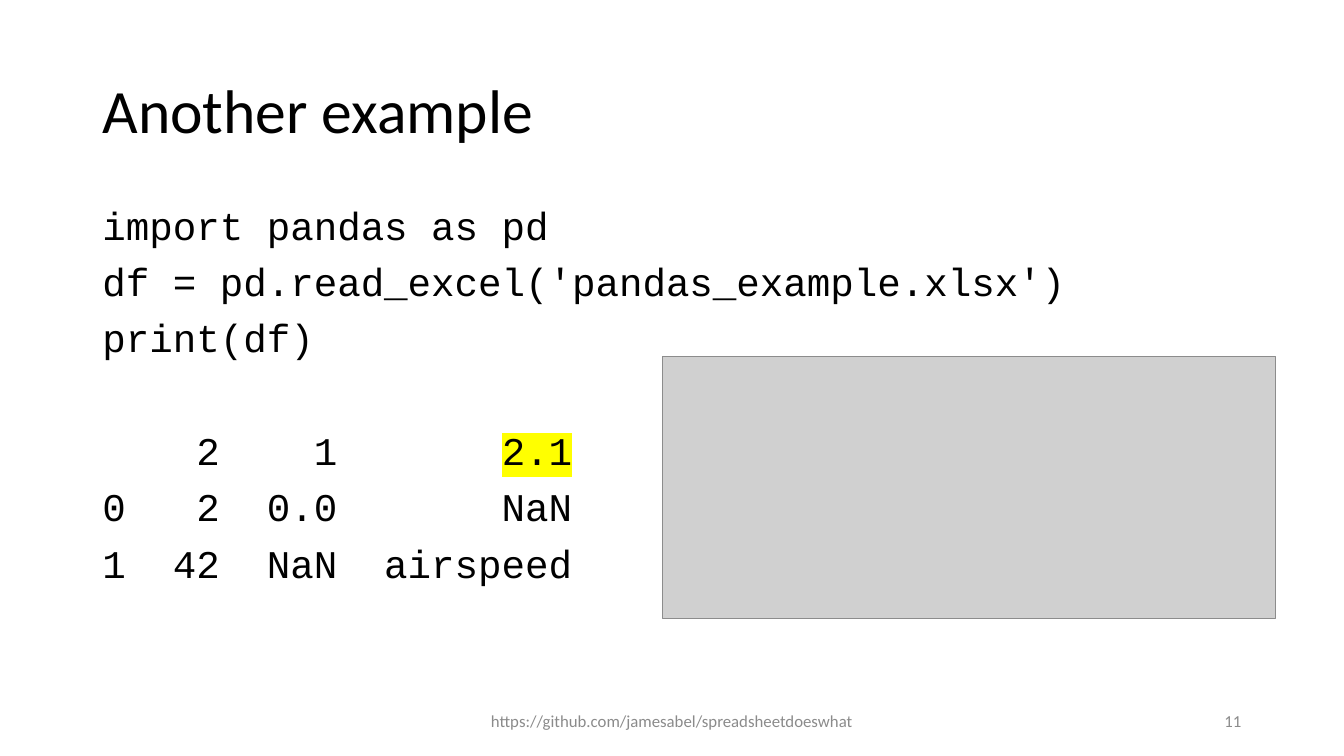
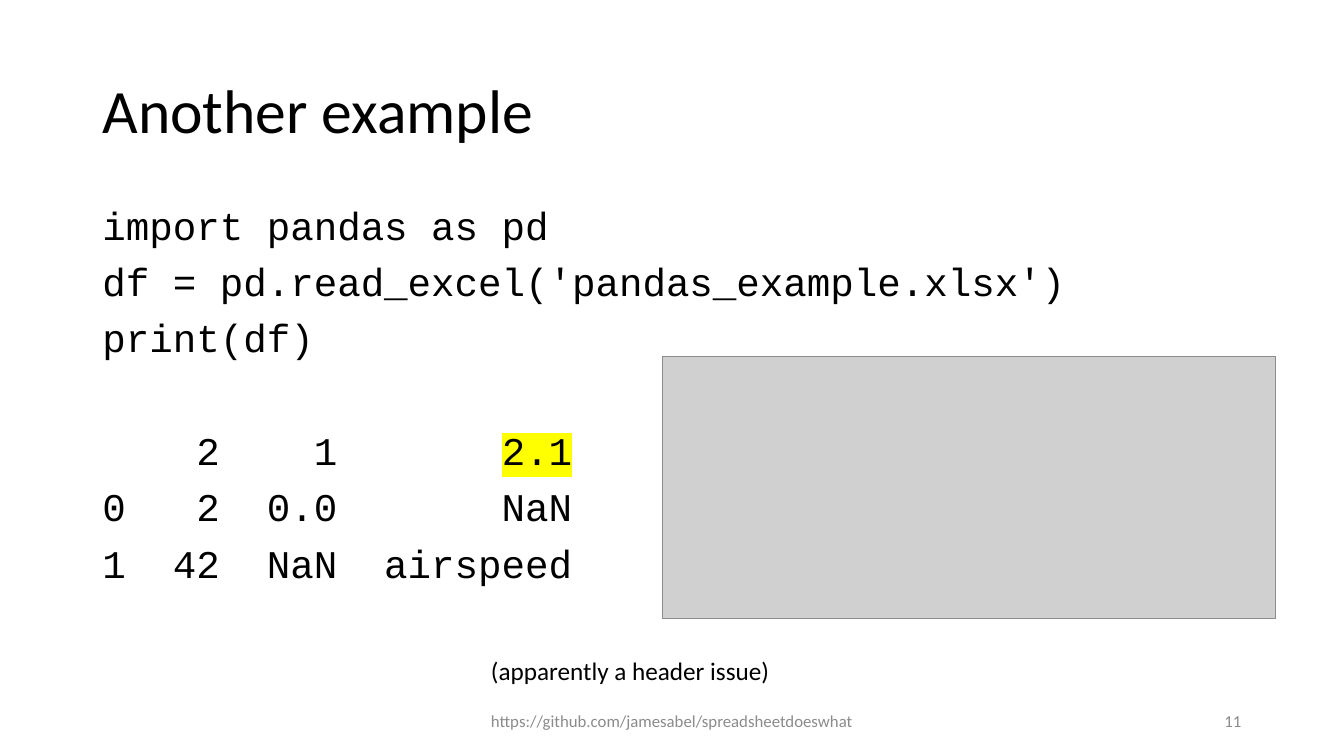
Before and after one commit to jamesabel/spreadsheetdoeswhat, a slide deck: slide 11 of SF Python SpreadsheetDoesWhat.pptx. Drawn at 1344x756 pixels with LibreOffice and Linux fonts; fonts in the diff are those of the drawing; grey boxes stand for pictures. Boxes give left, top, right and bottom in pixels: in the first picture for what was removed or moved away, otherwise in the second. Text is boxed around its words. In the diff, an @@ line names an element or a change of style, - is before the commit and + after.

```diff
--- a/SF Python SpreadsheetDoesWhat.pptx
+++ b/SF Python SpreadsheetDoesWhat.pptx
@@ text added at (x1=491, y1=661, x2=769, y2=684), 18 pt, text #000000 @@
+(apparently a header issue)
```
Also in this commit, not shown: 2 other slides changed, 1 other file.
